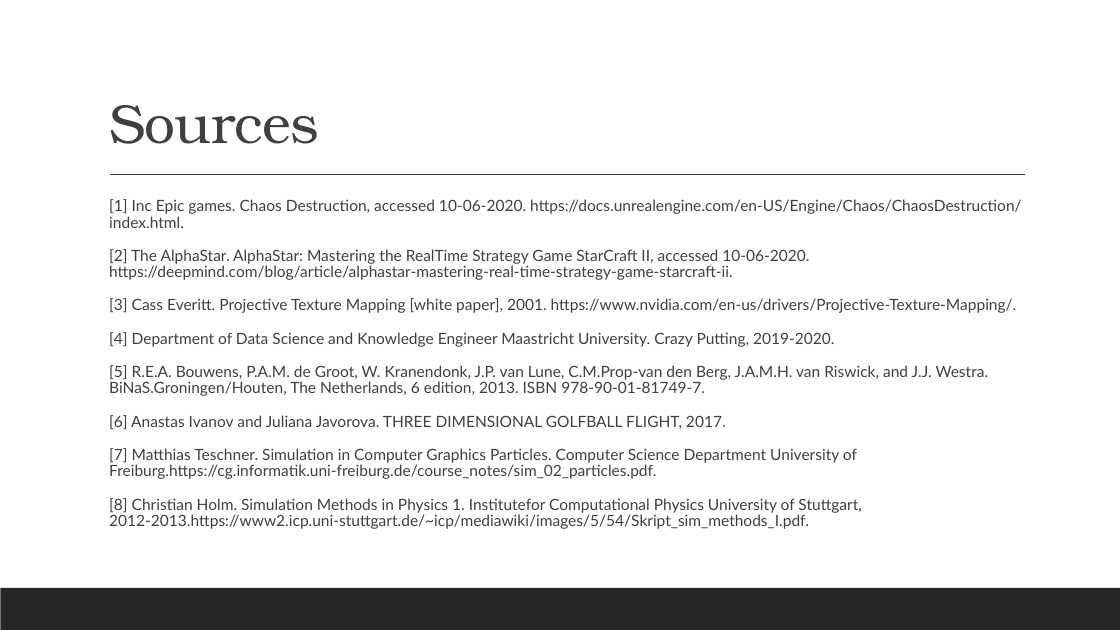
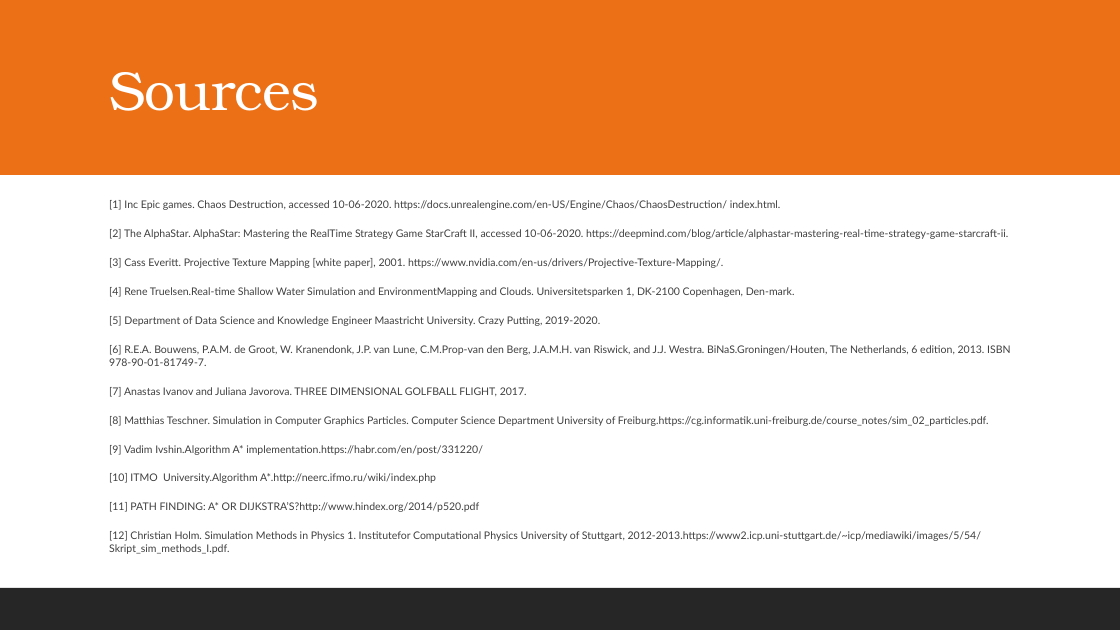
Before and after one commit to renesteeman/Project1-2_Group4, a slide deck: slide 22 of 04-PresentationThirdPhase.pptx. Drawn at 1120x630 pixels with LibreOffice and Linux fonts; fonts in the diff are those of the drawing. Boxes give left, top, right and bottom in pixels: in the first picture for what was removed or moved away, otherwise in the second. Text is boxed around its words. In the diff, an @@ line names an element or a change of style, - is before the commit and + after.

Commit message:
Presentation update

```diff
--- a/04-PresentationThirdPhase.pptx
+++ b/04-PresentationThirdPhase.pptx
@@ rectangle added at [0, 0, 1120, 630], fill #FFFFFF @@
@@ rectangle added at [0, 0, 1120, 175], fill #EC7016 @@
@@ title "Sources" at [109, 72, 319, 111]: text colour #404040 to #FFFFFF; vertical alignment bottom to middle @@
@@ line removed from (110, 175) to (1026, 175) @@
@@ text at [109, 200, 1008, 268]: size 13.3 to 9 pt in "[1] Inc Epic games. Chaos Destruction, accessed ...", "[2] The AlphaStar. AlphaStar: Mastering the RealTime ...", "[3] Cass Everitt. Projective Texture Mapping [white ..."; line spacing 0.9 to 1 @@
@@ text at [109, 287, 1010, 554]: text changed; size 13.3 to 9 pt @@
-  [4] Department of Data Science and Knowledge Engineer Maastricht University. Crazy Putting, 2019-2020.
-  [5] R.E.A. Bouwens, P.A.M. de Groot, W. Kranendonk, J.P. van Lune, C.M.Prop-van den Berg, J.A.M.H. van Riswick, and J.J. Westra. BiNaS.Groningen/Houten, The Netherlands, 6 edition, 2013. ISBN 978-90-01-81749-7.
-  [6] Anastas Ivanov and Juliana Javorova. THREE DIMENSIONAL GOLFBALL FLIGHT, 2017.
-  [7] Matthias Teschner. Simulation in Computer Graphics Particles. Computer Science Department University of Freiburg.https://cg.informatik.uni-freiburg.de/course_notes/sim_02_particles.pdf.
-  [8] Christian Holm. Simulation Methods in Physics 1. Institutefor Computational Physics University of Stuttgart, 2012-2013.https://www2.icp.uni-stuttgart.de/~icp/mediawiki/images/5/54/Skript_sim_methods_I.pdf.
+  [4] Rene Truelsen.Real-time Shallow Water Simulation and EnvironmentMapping and Clouds. Universitetsparken 1, DK-2100 Copenhagen, Den-mark.
+  [5] Department of Data Science and Knowledge Engineer Maastricht University. Crazy Putting, 2019-2020.
+  [6] R.E.A. Bouwens, P.A.M. de Groot, W. Kranendonk, J.P. van Lune, C.M.Prop-van den Berg, J.A.M.H. van Riswick, and J.J. Westra. BiNaS.Groningen/Houten, The Netherlands, 6 edition, 2013. ISBN 978-90-01-81749-7.
+  [7] Anastas Ivanov and Juliana Javorova. THREE DIMENSIONAL GOLFBALL FLIGHT, 2017.
+  [8] Matthias Teschner. Simulation in Computer Graphics Particles. Computer Science Department University of Freiburg.https://cg.informatik.uni-freiburg.de/course_notes/sim_02_particles.pdf.
+  [9] Vadim Ivshin.Algorithm A* implementation.https://habr.com/en/post/331220/
+  [10] ITMO University.Algorithm A*.http://neerc.ifmo.ru/wiki/index.php
+  [11] PATH FINDING: A* OR DIJKSTRA’S?http://www.hindex.org/2014/p520.pdf
+  [12] Christian Holm. Simulation Methods in Physics 1. Institutefor Computational Physics University of Stuttgart, 2012-2013.https://www2.icp.uni-stuttgart.de/~icp/mediawiki/images/5/54/Skript_sim_methods_I.pdf.
@@ rectangle removed at [0, 588, 1120, 630] @@
@@ rectangle added at [0, 588, 1120, 630], fill #262626 @@
```
Also in this commit, not shown: 4 other slides changed, 1 slide added, 1 slide removed, 4 other files.
